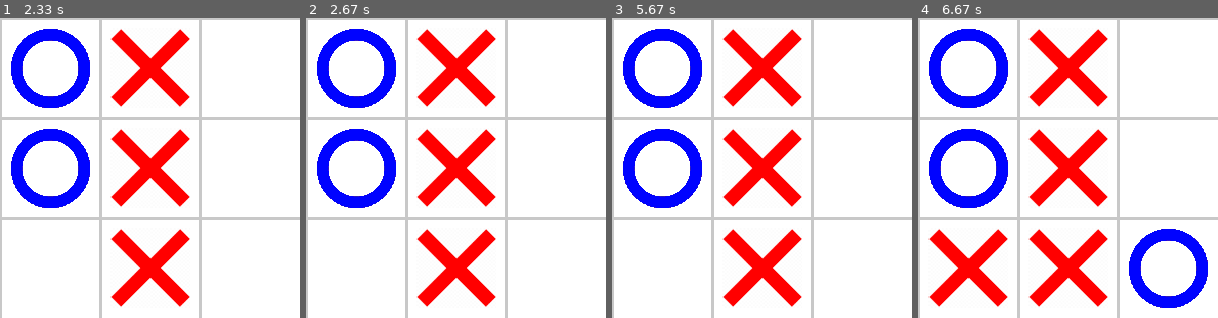
Above: before the commit, frames 1-4 (left to right).
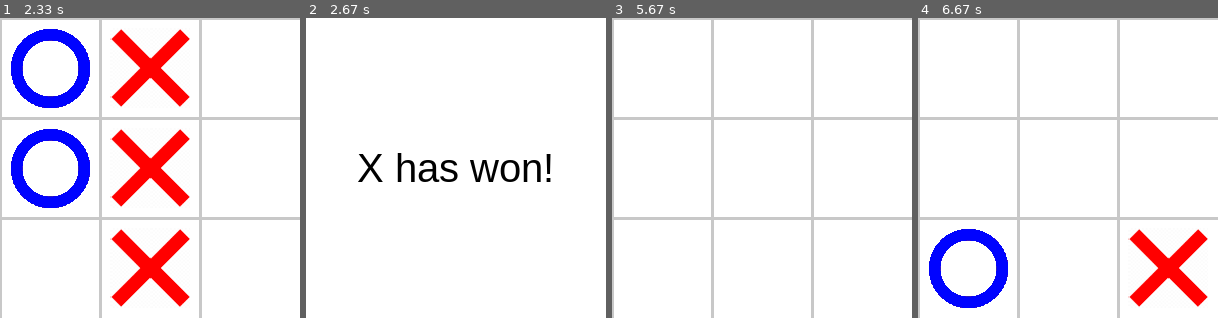
Above: after the commit, the same moments.

Repository: daliborstakic/tictactoe-pygame
Game: pygame game, started from main.py
Two runs of this game, one before a commit and one after it. Both use one fixed random seed, a clock stepped at 60 frames per second and the inputs below.
Inputs (mouse positions are in pixels of both pictures, inside the frame that each line leads up to):
- Up to frame 1 (2.33 s): click (150, 168) at 0.38 s; click (78, 171) at 0.72 s; click (195, 63) at 1.05 s; click (72, 57) at 1.42 s; click (135, 246) at 1.92 s
- Up to frame 2 (2.67 s): no input
- Up to frame 3 (5.67 s): no input
- Up to frame 4 (6.67 s): click (1176, 237) at 6.12 s; click (975, 279) at 6.45 s

Frame 1 is identical in both runs. In frame 2, 22% of the frame differs, in the area x 0-100%, y 0-100%; in frame 3, 15%; in frame 4, 25%, in the area x 3-97%, y 3-97%.

Commit message:
Added winning conditions for both players.

Diff:
--- a/main.py
+++ b/main.py
@@ -20,6 +20,9 @@
 X_IMAGE = pygame.transform.scale(pygame.image.load("images/x.png"), (80, 80))
 O_IMAGE = pygame.transform.scale(pygame.image.load("images/o.png"), (80, 80))
 
+# Fonts
+END_FONT = pygame.font.SysFont('arial', 40)
+
 
 def draw_grid():
     gap = WIDTH // ROWS
@@ -39,6 +42,7 @@
 def initialize_grid():
     dis_to_cen = WIDTH // ROWS // 2
 
+    # Initializing the array
     game_array = [[None, None, None], [None, None, None], [None, None, None]]
 
     for i in range(len(game_array)):
@@ -46,6 +50,7 @@
             x = dis_to_cen * (2 * j + 1)
             y = dis_to_cen * (2 * i + 1)
 
+            # Adding centre coordinates
             game_array[i][j] = (x, y, "", True)
 
     return game_array
@@ -54,22 +59,25 @@
 def click(game_array):
     global x_turn, o_turn, images
 
+    # Mouse position
     m_x, m_y = pygame.mouse.get_pos()
 
     for i in range(len(game_array)):
         for j in range(len(game_array[i])):
             x, y, char, can_play = game_array[i][j]
 
+            # Distance between mouse and the centre of the square
             dis = math.sqrt((x - m_x) ** 2 + (y - m_y) ** 2)
 
-            if dis < WIDTH // ROWS // 2:
-                if x_turn and can_play:
+            # If it's inside the square
+            if dis < WIDTH // ROWS // 2 and can_play:
+                if x_turn:  # If it's X's turn
                     images.append((x, y, X_IMAGE))
                     x_turn = False
                     o_turn = True
                     game_array[i][j] = (x, y, 'x', False)
 
-                elif o_turn and can_play:
+                elif o_turn:  # If it's O's turn
                     images.append((x, y, O_IMAGE))
                     x_turn = True
                     o_turn = False
@@ -77,12 +85,45 @@
 
 
 def has_won(game_array):
-    pass
+    # Checking rows
+    for row in range(len(game_array)):
+        if (game_array[row][0][2] == game_array[row][1][2] == game_array[row][2][2]) and game_array[row][0][2] != "":
+            display_message(game_array[row][0][2].upper() + " has won!")
+            return True
+
+    # Checking columns
+    for col in range(len(game_array)):
+        if (game_array[0][col][2] == game_array[1][col][2] == game_array[2][col][2]) and game_array[0][col][2] != "":
+            display_message(game_array[0][col][2].upper() + " has won!")
+            return True
+
+    # Checking main diagonal
+    if (game_array[0][0][2] == game_array[1][1][2] == game_array[2][2][2]) and game_array[0][0][2] != "":
+        display_message(game_array[0][0][2].upper() + " has won!")
+        return True
+
+    # Checking reverse diagonal
+    if (game_array[0][2][2] == game_array[1][1][2] == game_array[2][0][2]) and game_array[0][2][2] != "":
+        display_message(game_array[0][2][2].upper() + " has won!")
+        return True
+
+    return False
+
+
+def display_message(content):
+    pygame.time.delay(500)
+    win.fill(WHITE)
+    end_text = END_FONT.render(content, 1, BLACK)
+    win.blit(end_text, ((WIDTH - end_text.get_width()) // 2, (WIDTH - end_text.get_height()) // 2))
+    pygame.display.update()
+    pygame.time.delay(3000)
 
 
 def render():
     win.fill(WHITE)
     draw_grid()
+
+    # Drawing X's and O's
     for image in images:
         x, y, IMAGE = image
         win.blit(IMAGE, (x - IMAGE.get_width() // 2, y - IMAGE.get_height() // 2))
@@ -102,7 +143,7 @@
 
     game_array = initialize_grid()
 
-    while True:
+    while run:
         for event in pygame.event.get():
             if event.type == pygame.QUIT:
                 pygame.quit()
@@ -111,6 +152,10 @@
 
         render()
 
+        if has_won(game_array):
+            run = False
 
-if __name__ == '__main__':
-    main()
+
+while True:
+    if __name__ == '__main__':
+        main()
